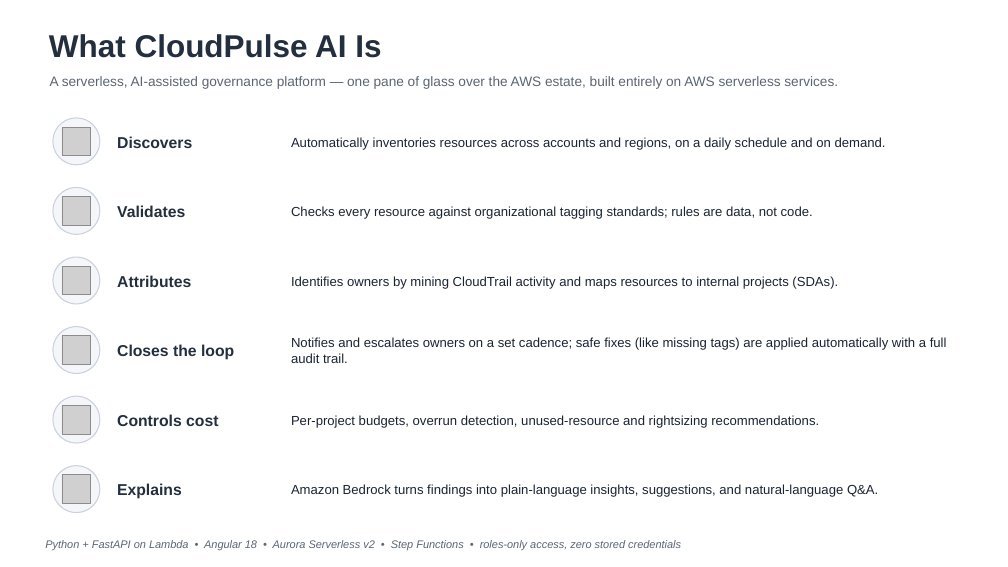
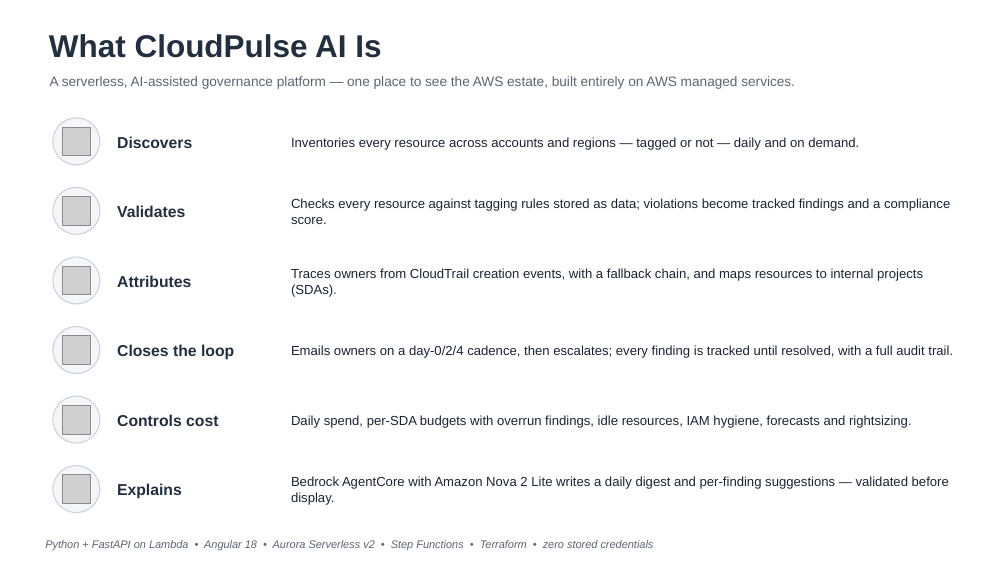
Before and after one commit to SumanKanrar-IEM/CloudPulse-AI, a slide deck: slide 3 of docs/CloudPulse-AI_Capstone-Overview.pptx. Drawn at 1008x567 pixels with LibreOffice and Linux fonts; fonts in the diff are those of the drawing; grey boxes stand for pictures. Boxes give left, top, right and bottom in pixels: in the first picture for what was removed or moved away, otherwise in the second. Text is boxed around its words. In the diff, an @@ line names an element or a change of style, - is before the commit and + after.

```diff
--- a/docs/CloudPulse-AI_Capstone-Overview.pptx
+++ b/docs/CloudPulse-AI_Capstone-Overview.pptx
@@ text at <box>50,76,795,89</box>: text changed @@
-A serverless, AI-assisted governance platform — one pane of glass over the AWS estate, built entirely on AWS serverless services.
+A serverless, AI-assisted governance platform — one place to see the AWS estate, built entirely on AWS managed services.
@@ text at <box>291,137,859,150</box>: text changed @@
-Automatically inventories resources across accounts and regions, on a daily schedule and on demand.
+Inventories every resource across accounts and regions — tagged or not — daily and on demand.
@@ text at <box>291,198,950,224</box>: text changed @@
-Checks every resource against organizational tagging standards; rules are data, not code.
+Checks every resource against tagging rules stored as data; violations become tracked findings and a compliance score.
@@ text at <box>291,268,923,297</box>: text changed @@
-Identifies owners by mining CloudTrail activity and maps resources to internal projects (SDAs).
+Traces owners from CloudTrail creation events, with a fallback chain, and maps resources to internal projects (SDAs).
@@ text at <box>291,345,953,358</box>: text changed @@
-Notifies and escalates owners on a set cadence; safe fixes (like missing tags) are applied automatically with a full audit trail.
+Emails owners on a day-0/2/4 cadence, then escalates; every finding is tracked until resolved, with a full audit trail.
@@ text at <box>291,415,912,428</box>: text changed @@
-Per-project budgets, overrun detection, unused-resource and rightsizing recommendations.
+Daily spend, per-SDA budgets with overrun findings, idle resources, IAM hygiene, forecasts and rightsizing.
@@ text at <box>291,476,949,505</box>: text changed @@
-Amazon Bedrock turns findings into plain-language insights, suggestions, and natural-language Q&A.
+Bedrock AgentCore with Amazon Nova 2 Lite writes a daily digest and per-finding suggestions — validated before display.
@@ text at <box>45,540,654,551</box>: text changed @@
-Python + FastAPI on Lambda • Angular 18 • Aurora Serverless v2 • Step Functions • roles-only access, zero stored credentials
+Python + FastAPI on Lambda • Angular 18 • Aurora Serverless v2 • Step Functions • Terraform • zero stored credentials
```
Also in this commit, not shown: 2 other slides changed, 1 slide added, 7 other files.
